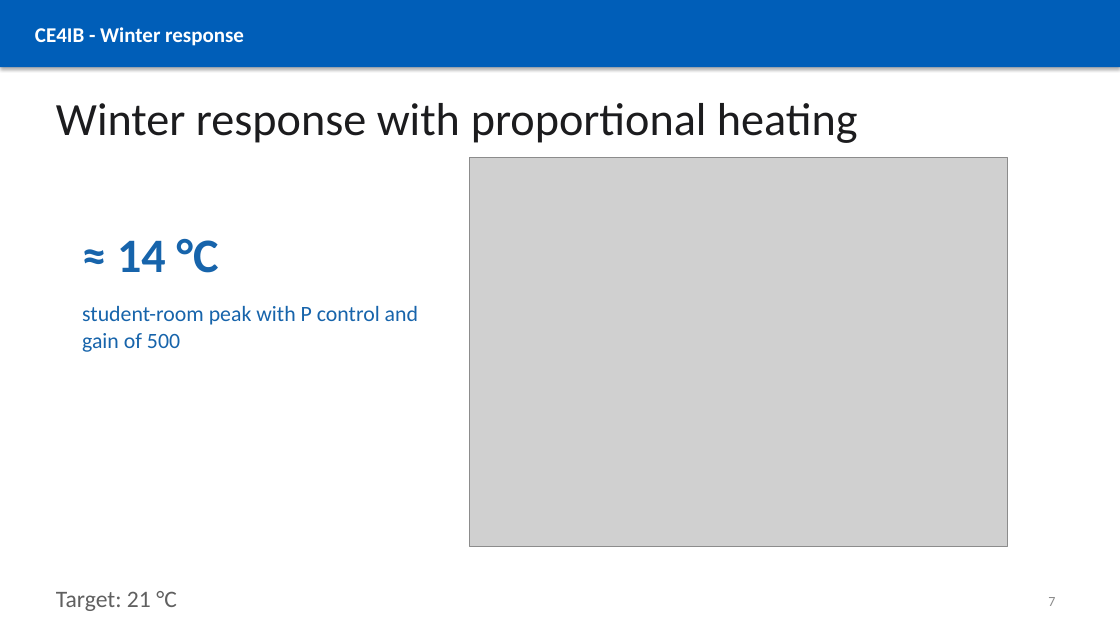
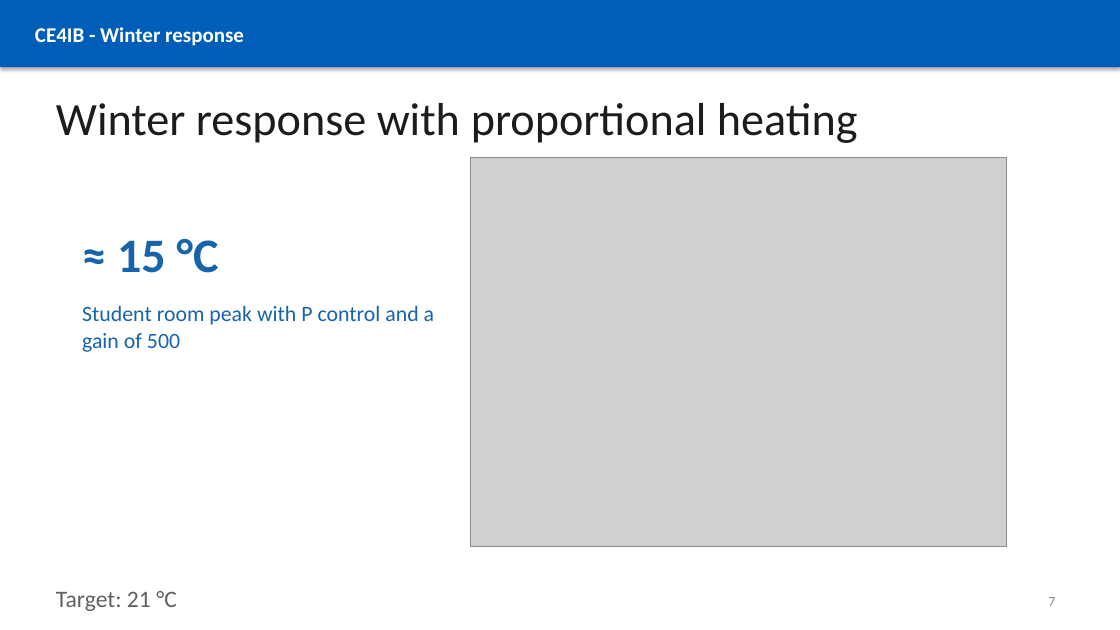
Before and after one commit to linokaiser/CE4IB, a slide deck: slide 7 of presentations/CE4IB_Building_Energy_Simulation.pptx. Drawn at 1120x630 pixels with LibreOffice and Linux fonts; fonts in the diff are those of the drawing; grey boxes stand for pictures. Boxes give left, top, right and bottom in pixels: in the first picture for what was removed or moved away, otherwise in the second. Text is boxed around its words. In the diff, an @@ line names an element or a change of style, - is before the commit and + after.

```diff
--- a/presentations/CE4IB_Building_Energy_Simulation.pptx
+++ b/presentations/CE4IB_Building_Energy_Simulation.pptx
@@ text at <box>117,238,219,273</box>: text changed @@
-≈ 14 °C
+≈ 15 °C
@@ text at <box>82,306,434,352</box>: text changed @@
-student-room peak with P control and gain of 500
+Student room peak with P control and a gain of 500
```
Also in this commit, not shown: 5 other slides changed, 5 other files.
